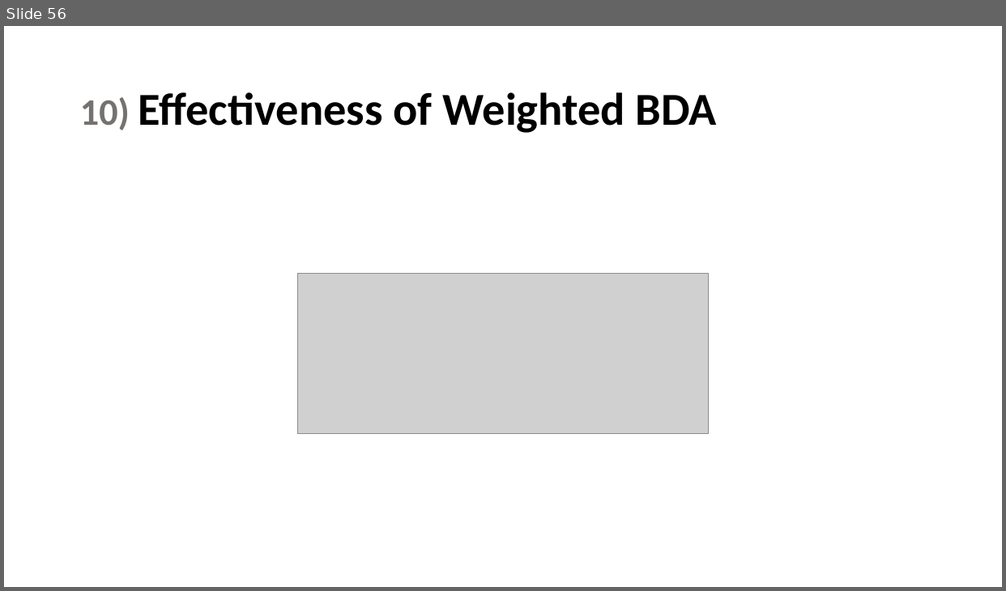
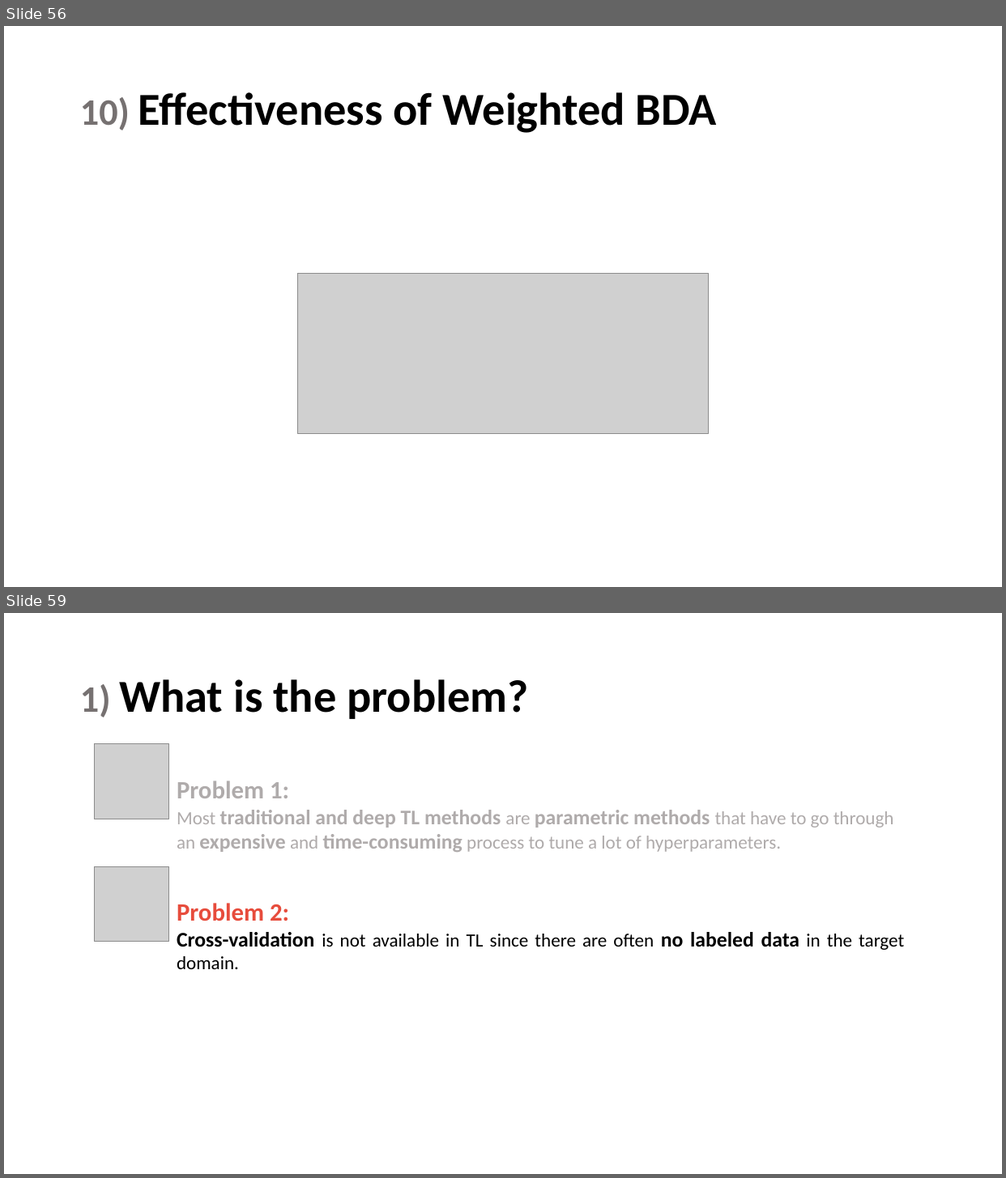
Before and after one commit to maryamhashemi/Transfer-Learning, a slide deck: phase3/Presentation/present.pptx. Shown one above the other, each under a label of ours: slide 56 before the commit, slides 56 and 59 after it; the slides between them are not shown. The pictures are 1006x591 and 1006x1178 pixels, drawn with LibreOffice and Linux fonts; fonts in the diff are those of the drawing; grey boxes stand for pictures. Boxes give left, top, right and bottom in pixels: in the first picture for what was removed or moved away, otherwise in the second. Text is boxed around its words. In the diff, an @@ line names an element or a change of style, - is before the commit and + after.

```diff
--- a/phase3/Presentation/present.pptx
+++ b/phase3/Presentation/present.pptx
@@ slide 59 added at bbox=[4, 613, 1002, 1174], background #FFFFFF @@
@@ title added at bbox=[80, 679, 528, 719], 44 pt, text #000000, bold @@
+1) What is the problem?
@@ picture added at bbox=[95, 744, 169, 819] @@
@@ text added at bbox=[177, 781, 894, 852], 20 pt, text #AFABAB, bold @@
+Problem 1:
+Most traditional and deep TL methods are parametric methods that have to go through an expensive and time-consuming process to tune a lot of hyperparameters.
@@ picture added at bbox=[95, 867, 169, 942] @@
@@ text added at bbox=[177, 903, 904, 969], 18 pt, text #000000 @@
+Problem 2:
+Cross-validation is not available in TL since there are often no labeled data in the target domain.
```
Also in this commit, not shown: 31 other slides added.
